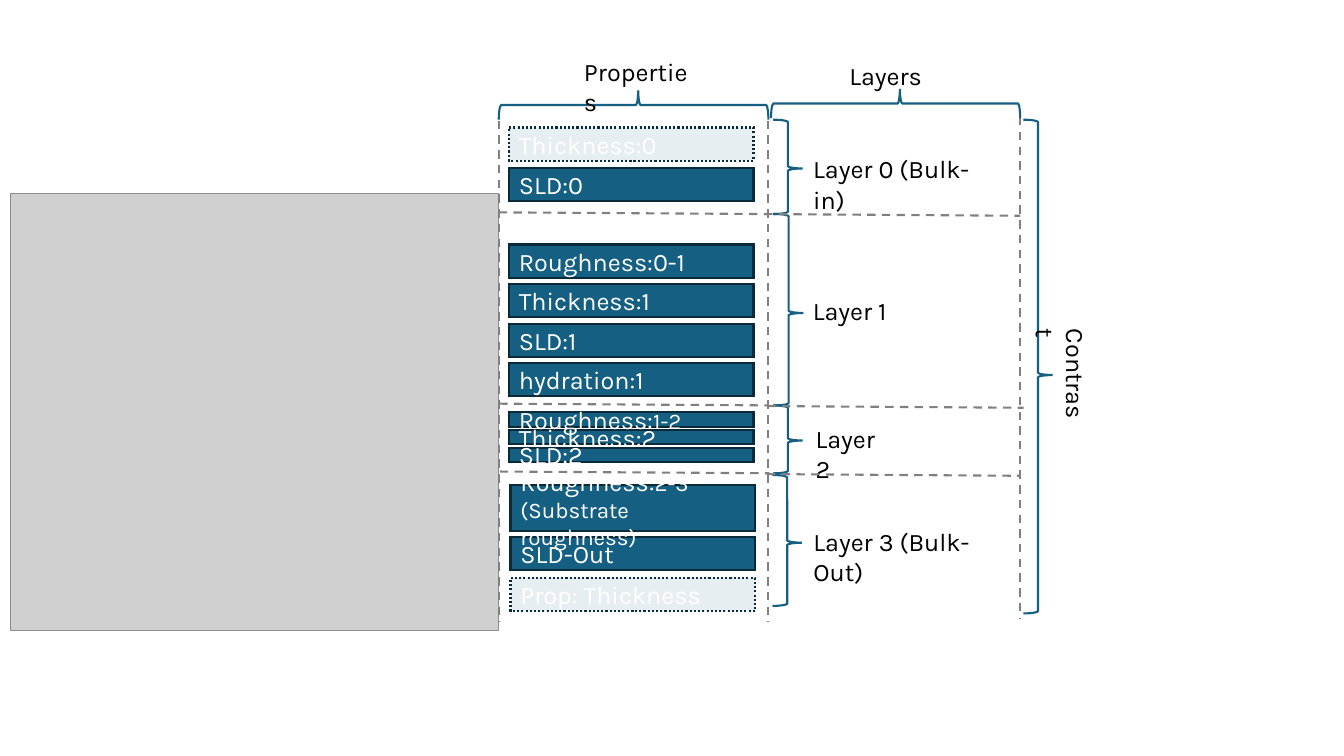
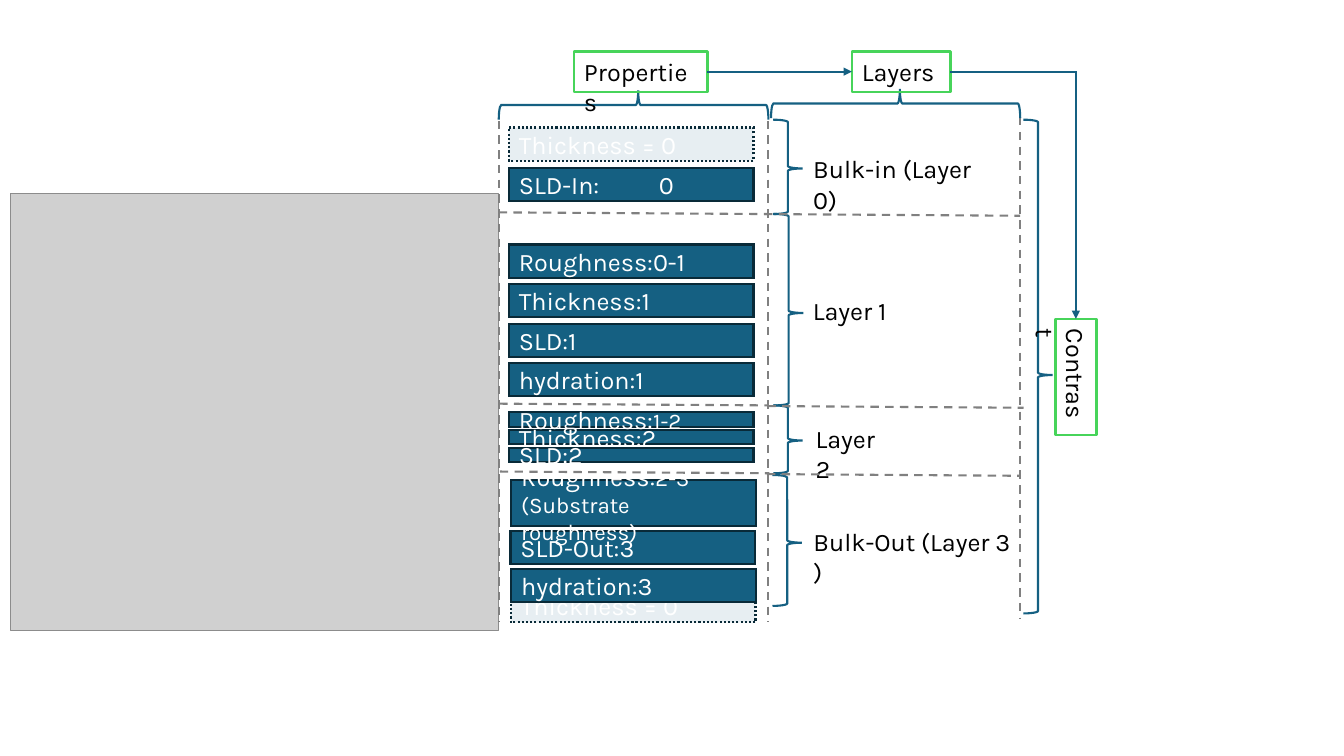
Before and after one commit to RascalSoftware/RAT-Docs, a slide deck: slide 1 of source/images/tutorial/LipidMonolayerAndProperties.pptx. Drawn at 1344x756 pixels with LibreOffice and Linux fonts; fonts in the diff are those of the drawing; grey boxes stand for pictures. Boxes give left, top, right and bottom in pixels: in the first picture for what was removed or moved away, otherwise in the second. Text is boxed around its words. In the diff, an @@ line names an element or a change of style, - is before the commit and + after.

```diff
--- a/source/images/tutorial/LipidMonolayerAndProperties.pptx
+++ b/source/images/tutorial/LipidMonolayerAndProperties.pptx
@@ outline none to #47D45A 2 pt in 3 elements at (575,51,708,92), (1056,319,1096,435), (852,51,951,92) @@
@@ rectangle "Layers": place and size @@
-rectangle "Layers" at (849,69,922,92)
+rectangle "Layers" at (852,51,951,92)
@@ arrow added from (708, 72) to (852, 72), #156082 1.5 pt @@
@@ elbow arrow added from (951, 72) to (1076, 319), #156082 1.5 pt @@
@@ text in rectangle at (519,128,676,161): text changed @@
-Thickness:0
+Thickness = 0
@@ text in rectangle at (519,178,674,201): text changed @@
-SLD:0
+SLD-In: 0
@@ text at (813,160,971,215): text changed @@
-Layer 0 (Bulk-in)
+Bulk-in (Layer 0)
@@ rectangle "Roughness:2-3": place and size @@
-rectangle "Roughness:2-3" at (510,485,755,530)
+rectangle "Roughness:2-3" at (511,480,756,525)
@@ rectangle "SLD-Out:3": place and size @@
-rectangle "SLD-Out:3" at (510,537,755,571)
+rectangle "SLD-Out:3" at (510,531,755,565)
@@ text in rectangle at (520,535,634,564): text changed @@
-SLD-Out
+SLD-Out:3
@@ text at (813,533,1010,557): text changed @@
-Layer 3 (Bulk-Out)
+Bulk-Out (Layer 3 )
@@ rectangle "Thickness = 0": place and size @@
-rectangle "Thickness = 0" at (510,578,755,611)
+rectangle "Thickness = 0" at (511,590,756,623)
@@ rectangle added at (511,570,756,603), fill #156082, outline #092A39 1.5 pt, 18 pt, text #FFFFFF @@
+hydration:3
@@ text in rectangle at (521,593,678,622): text changed @@
-Prop: Thickness
+Thickness = 0
```
Also in this commit, not shown: 4 other files.
